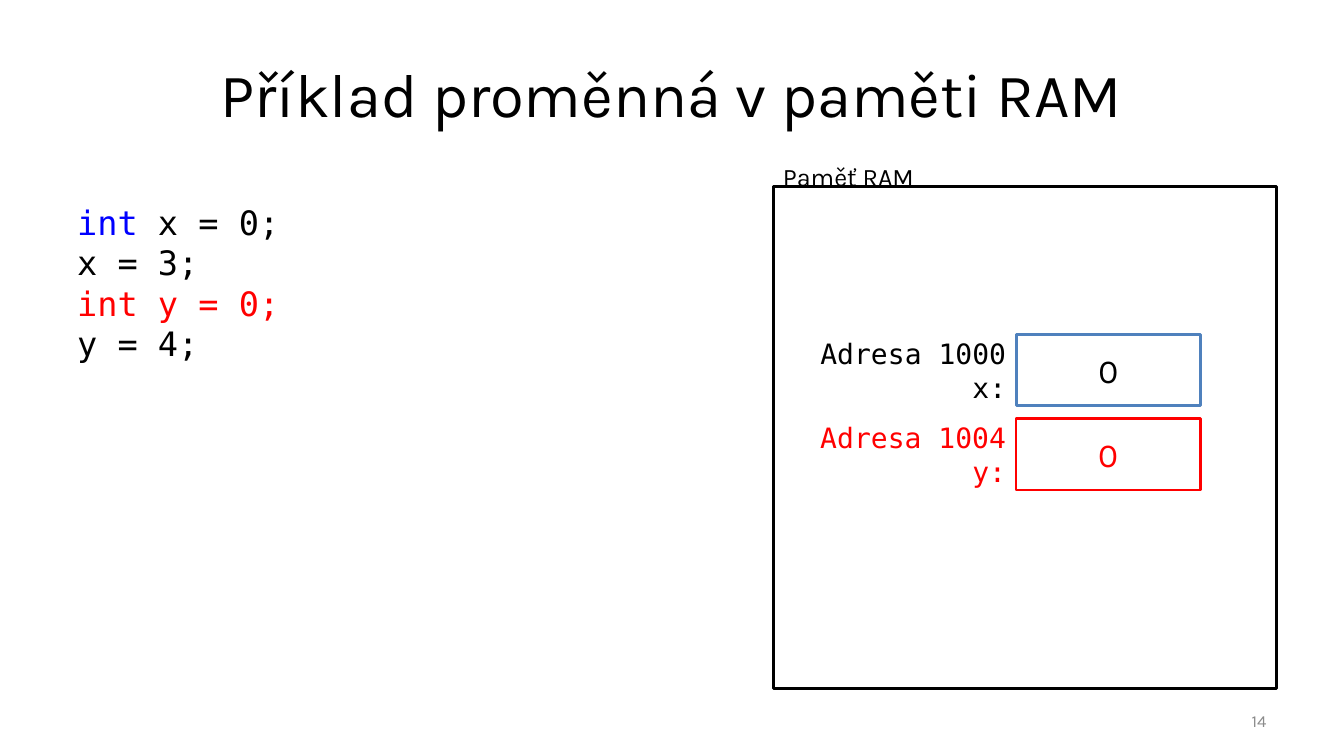
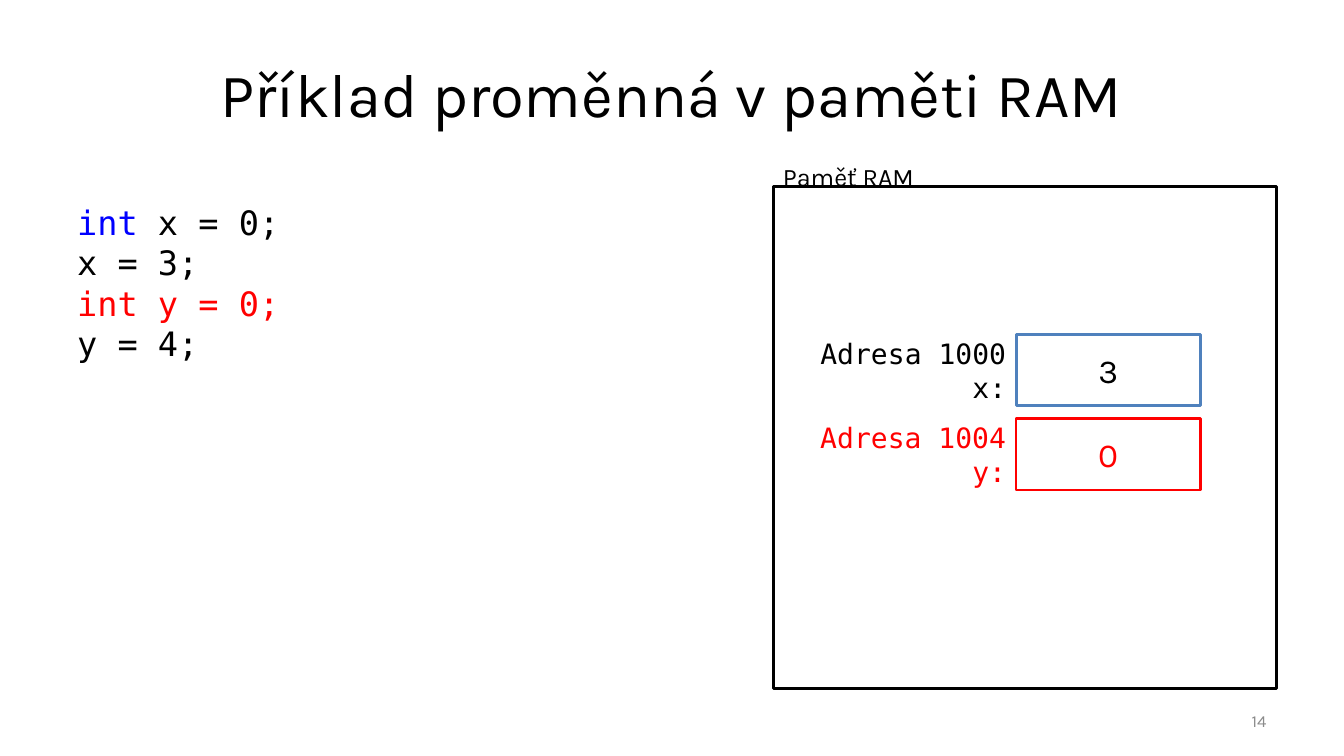
Before and after one commit to ekral/FAI, a slide deck: slide 14 of OPCPP/presentations/01_prezentace_OPR_promenne_zasobnik.pptx. Drawn at 1344x756 pixels with LibreOffice and Linux fonts; fonts in the diff are those of the drawing. Boxes give left, top, right and bottom in pixels: in the first picture for what was removed or moved away, otherwise in the second. Text is boxed around its words. In the diff, an @@ line names an element or a change of style, - is before the commit and + after.

```diff
--- a/OPCPP/presentations/01_prezentace_OPR_promenne_zasobnik.pptx
+++ b/OPCPP/presentations/01_prezentace_OPR_promenne_zasobnik.pptx
@@ text in rectangle at <box>1098,361,1118,384</box>: text changed @@
-0
+3
```
Also in this commit, not shown: 5 other slides changed, 1 slide removed.
